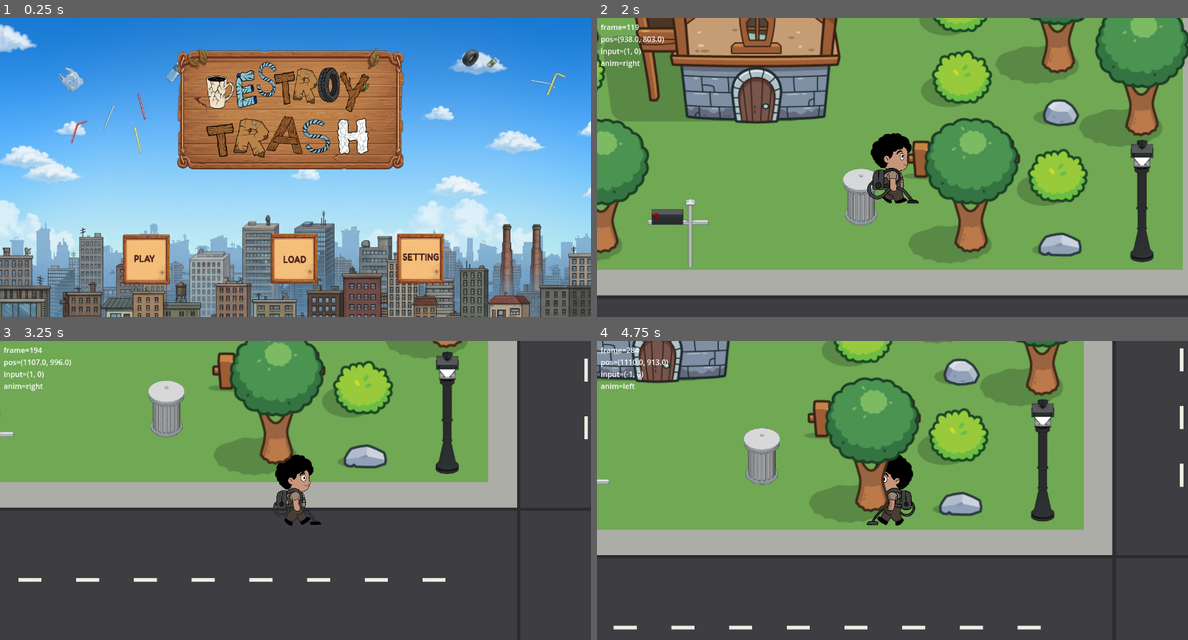
Above: before the commit, frames 1-4 (two rows, left to right).
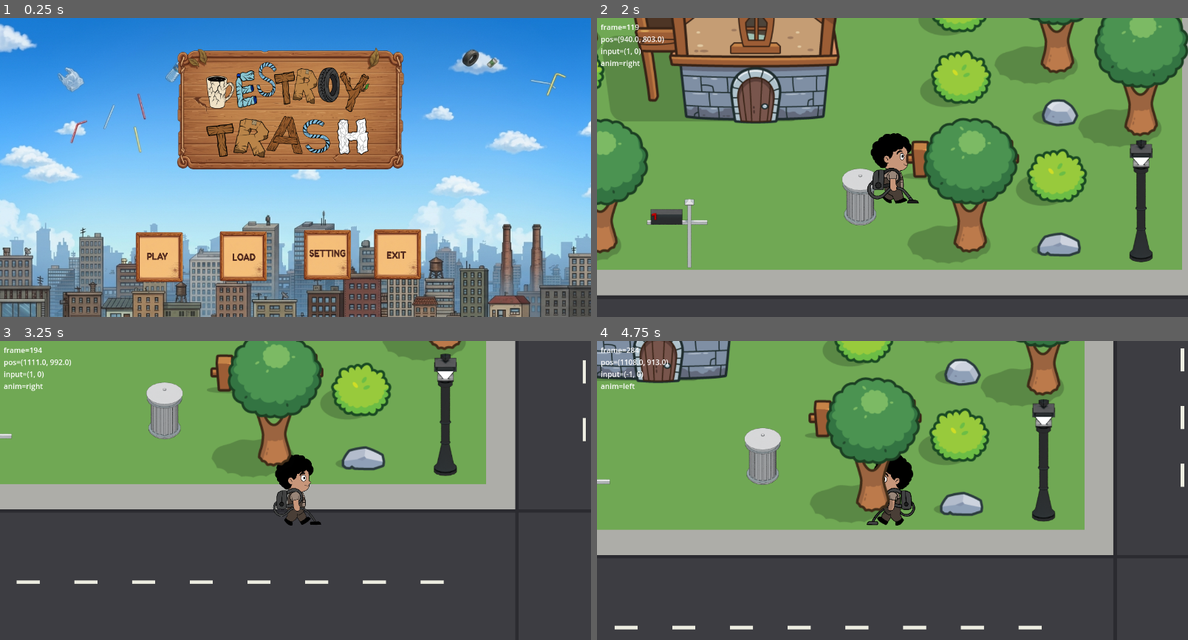
Above: after the commit, the same moments.

Repository: SultanGun/DESTROY-trash
Game: Godot game, scene res://main-menu.tscn
The game is run twice, just before and just after one commit, with the same random seed, the same clock (stepped at 60 frames per second) and the same inputs.
Inputs (mouse positions are in pixels of both pictures, inside the frame that each line leads up to; where the layout moved, square brackets give the same spot in the first picture):
- Up to frame 1 (0.25 s): no input
- Up to frame 2 (2 s): click (756, 254) [738, 257] at 0.5 s; tap Enter at 1.25 s; move the mouse to (1022, 152) at 1.27 s; hold Right (ui_right) from 1.28 s (still down); hold Shift from 1.28 s (still down)
- Up to frame 3 (3.25 s): move the mouse to (177, 505) at 2.02 s; release Right (ui_right) at 2.03 s; release Shift at 2.03 s; hold Down (ui_down) 2.03-2.78 s; tap Shift at 2.1 s; move the mouse to (354, 424) at 2.77 s; hold Right (ui_right) from 2.78 s (still down); hold Shift from 2.78 s (still down)
- Up to frame 4 (4.75 s): move the mouse to (862, 550) at 3.52 s; release Right (ui_right) at 3.53 s; release Shift at 3.53 s; hold Up (ui_up) 3.53-4.28 s; tap Shift at 3.6 s; move the mouse to (1069, 535) at 4.27 s; hold Left (ui_left) from 4.28 s (still down); hold Shift from 4.28 s (still down)

The runs differ from the first frame. In frame 1, 6.6% of the frame differs, in the area x 20-76%, y 70-90%; in frame 2, 4.5%; in frame 3, 5.7%; in frame 4, 2.6%.

Commit message:
button exit

Diff:
--- a/main-menu.gd
+++ b/main-menu.gd
@@ -5,7 +5,7 @@
 var _tweens: Dictionary = {}
 
 func _ready() -> void:
-	for button in [get_node("Button"), get_node("Button2"), get_node("Button3")]:
+	for button in [get_node("Button"), get_node("Button2"), get_node("Button3"), get_node("Button4")]:
 		button.pivot_offset = button.size / 2.0
 		button.mouse_entered.connect(_on_hover.bind(button))
 		button.mouse_exited.connect(_on_unhover.bind(button))
@@ -28,3 +28,7 @@
 
 func _on_button_pressed() -> void:
 	get_tree().change_scene_to_file("res://main.tscn")
+
+
+func _on_button_4_pressed() -> void:
+	get_tree().quit() # Replace with function body.
--- a/main-menu.tscn
+++ b/main-menu.tscn
@@ -9,6 +9,8 @@
 [ext_resource type="Texture2D" uid="uid://d3u8l5e7ywitp" path="res://Untitled (3)/Group 3.png" id="7_upudm"]
 [ext_resource type="Texture2D" uid="uid://yar0snpw5uuy" path="res://Untitled (3)/Group 5.png" id="8_crh45"]
 [ext_resource type="Texture2D" uid="uid://drbvfra22g8g6" path="res://Untitled (3)/Frame 1.png" id="9_87lju"]
+[ext_resource type="Texture2D" uid="uid://c0uyjrvaagsf8" path="res://assets/Group 7.png" id="9_by3rn"]
+[ext_resource type="Texture2D" uid="uid://dr7kr0wd8be1v" path="res://assets/Group 8.png" id="10_gck0f"]
 
 [sub_resource type="StyleBoxEmpty" id="StyleBoxEmpty_52n7k"]
 
@@ -43,6 +45,17 @@
 [sub_resource type="StyleBoxTexture" id="StyleBoxTexture_4k5jk"]
 texture = ExtResource("7_upudm")
 
+[sub_resource type="StyleBoxTexture" id="StyleBoxTexture_by3rn"]
+
+[sub_resource type="StyleBoxTexture" id="StyleBoxTexture_if514"]
+texture = ExtResource("9_by3rn")
+
+[sub_resource type="StyleBoxTexture" id="StyleBoxTexture_id8dr"]
+texture = ExtResource("10_gck0f")
+
+[sub_resource type="StyleBoxTexture" id="StyleBoxTexture_upudm"]
+texture = ExtResource("9_by3rn")
+
 [node name="CanvasLayer" type="CanvasLayer"]
 script = ExtResource("1_52n7k")
 
@@ -56,10 +69,10 @@
 expand_mode = 1
 
 [node name="Button" type="Button" parent="."]
-offset_left = 309.0
-offset_top = 516.0
-offset_right = 317.0
-offset_bottom = 524.0
+offset_left = 337.0
+offset_top = 511.0
+offset_right = 345.0
+offset_bottom = 519.0
 scale = Vector2(15, 15)
 theme_override_styles/focus = SubResource("StyleBoxEmpty_52n7k")
 theme_override_styles/hover = SubResource("StyleBoxTexture_a73mu")
@@ -67,10 +80,10 @@
 theme_override_styles/normal = SubResource("StyleBoxTexture_4gyfd")
 
 [node name="Button2" type="Button" parent="."]
-offset_left = 629.0
-offset_top = 514.0
-offset_right = 637.0
-offset_bottom = 522.0
+offset_left = 519.0
+offset_top = 509.0
+offset_right = 527.0
+offset_bottom = 517.0
 scale = Vector2(15, 15)
 theme_override_styles/focus = SubResource("StyleBoxEmpty_ank1t")
 theme_override_styles/hover = SubResource("StyleBoxTexture_uq2ob")
@@ -78,15 +91,26 @@
 theme_override_styles/normal = SubResource("StyleBoxTexture_cc6s4")
 
 [node name="Button3" type="Button" parent="."]
-offset_left = 903.0
-offset_top = 514.0
-offset_right = 911.0
-offset_bottom = 522.0
+offset_left = 701.0
+offset_top = 506.0
+offset_right = 709.0
+offset_bottom = 514.0
 scale = Vector2(15, 15)
 theme_override_styles/focus = SubResource("StyleBoxEmpty_by3rn")
 theme_override_styles/hover = SubResource("StyleBoxTexture_qiyd7")
 theme_override_styles/pressed = SubResource("StyleBoxTexture_hf31h")
 theme_override_styles/normal = SubResource("StyleBoxTexture_4k5jk")
+
+[node name="Button4" type="Button" parent="."]
+offset_left = 853.0
+offset_top = 505.0
+offset_right = 861.0
+offset_bottom = 513.0
+scale = Vector2(15, 15)
+theme_override_styles/focus = SubResource("StyleBoxTexture_by3rn")
+theme_override_styles/hover = SubResource("StyleBoxTexture_if514")
+theme_override_styles/pressed = SubResource("StyleBoxTexture_id8dr")
+theme_override_styles/normal = SubResource("StyleBoxTexture_upudm")
 
 [node name="Frame1" type="Sprite2D" parent="."]
 position = Vector2(624, 195)
@@ -94,3 +118,4 @@
 texture = ExtResource("9_87lju")
 
 [connection signal="pressed" from="Button" to="." method="_on_button_pressed"]
+[connection signal="pressed" from="Button4" to="." method="_on_button_4_pressed"]
--- a/scenes/Player.tscn
+++ b/scenes/Player.tscn
@@ -147,7 +147,8 @@
 limit_bottom = 4000
 
 [node name="Collision" type="CollisionShape2D" parent="."]
-position = Vector2(1, -14)
+position = Vector2(1, -5)
+scale = Vector2(0.914959, 0.892564)
 shape = SubResource("CapsuleShape2D_p07f3")
 
 [node name="CollisionShape2D" type="CollisionShape2D" parent="."]
Binary file added: assets/Group 7.png
Not shown, added: assets/Group 7.png.import
Binary file added: assets/Group 8.png
Not shown, added: assets/Group 8.png.import
Not shown: 1 places in main-menu.tscn that only renumber resources
